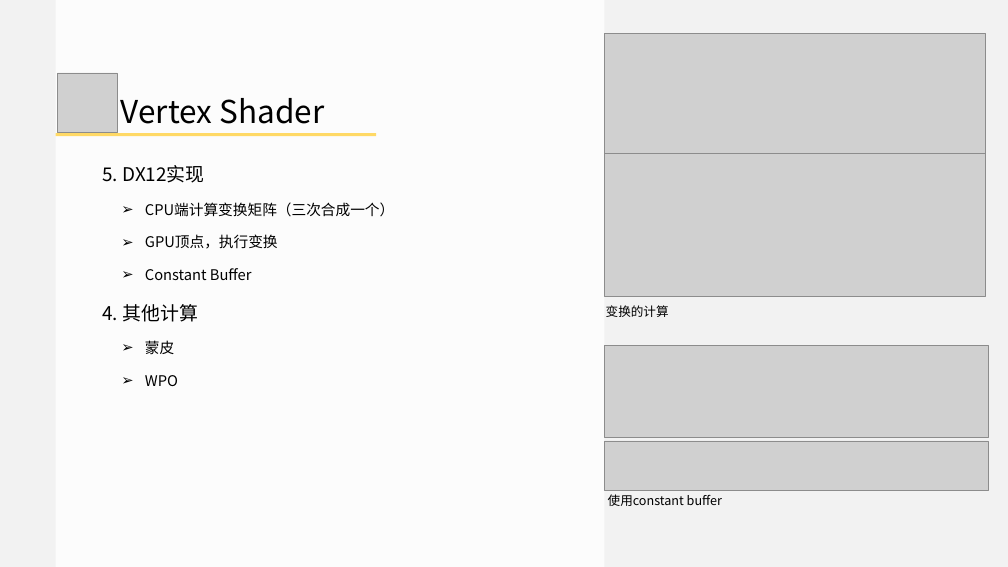
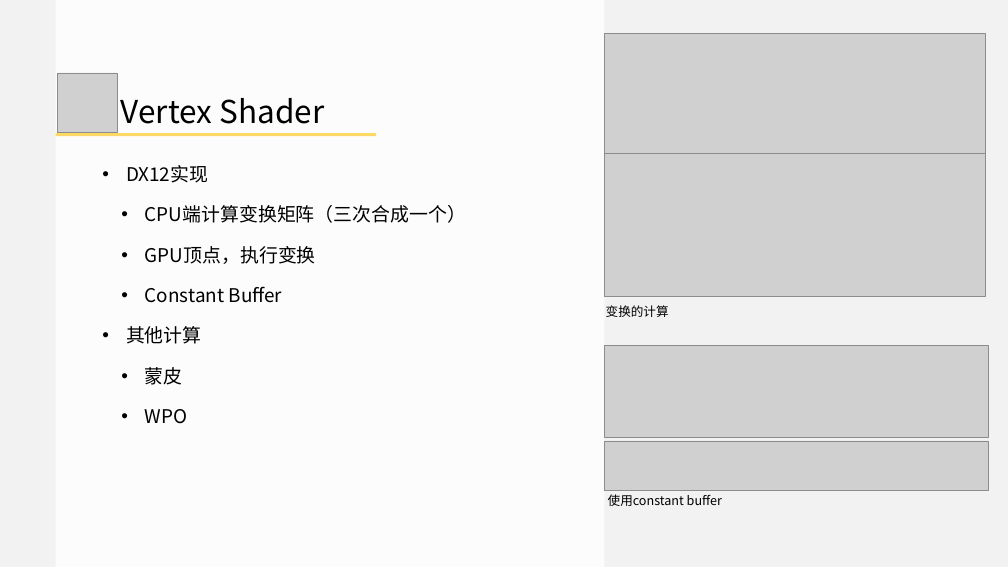
Before and after one commit to doomlover/KSGameEngineTutorials, a slide deck: slide 18 of PPTs/03.深入DX12绘制一.pptx (slide 17 before the commit). Drawn at 1008x567 pixels with LibreOffice and Linux fonts; fonts in the diff are those of the drawing; grey boxes stand for pictures. Boxes give left, top, right and bottom in pixels: in the first picture for what was removed or moved away, otherwise in the second. Text is boxed around its words. In the diff, an @@ line names an element or a change of style, - is before the commit and + after.

```diff
--- a/PPTs/03.深入DX12绘制一.pptx
+++ b/PPTs/03.深入DX12绘制一.pptx
@@ text at (x1=126, y1=165, x2=208, y2=183): text changed @@
-5. DX12实现
+• DX12实现
@@ text at (x1=145, y1=205, x2=466, y2=424): size 28 to 36 pt in "CPU端计算变换矩阵（三次合成一个）", "GPU顶点，执行变换", "Constant Buffer", "蒙皮" and 1 more places; bullet ➢ to • @@
@@ text at (x1=126, y1=326, x2=202, y2=344): text changed @@
-4. 其他计算
+• 其他计算
```
Also in this commit, not shown: 28 other slides changed, 1 slide added.
